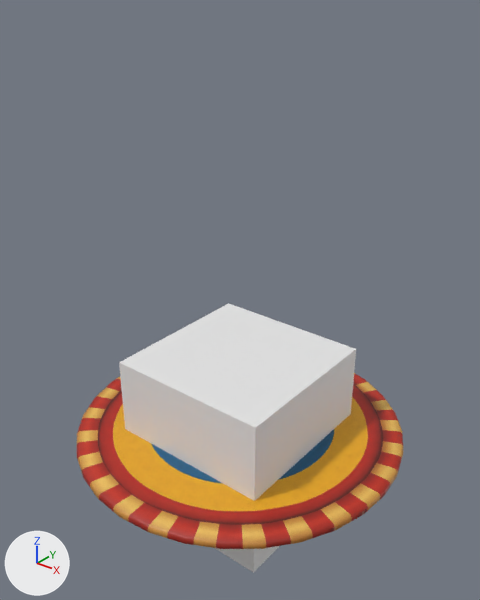
An edit to the Blender file blenderAssets/objects.blend, drawn before and after from the same camera.
The view is the same before and after, from a 50 mm lens placed at (4.27, -5.33, 5.04), pointed at (0.02, -0.02, 1.75). The axes (+X, +Y, +Z) are drawn at lower left. The lights are the same throughout. The older version comes first.

Before the edit, the objects in view are built like this:
```python
me_cube = bpy.data.meshes.new('Cube')
me_cube.from_pydata(...)  # a box spanning x -1.0..1.0, y -1.0..1.0, z -1.0..1.0
me_cube.materials.append(mat_base_material)  # white #e7e7e7
me_cylinder = bpy.data.meshes.new('Cylinder')
me_cylinder.from_pydata(...)  # 194 vertices, 224 faces; spans x -2.0..2.0, y -2.0..2.0, z -0.05..0.05
me_cylinder.polygons.foreach_set('use_smooth', [True] * 224)
me_cylinder.materials.append(mat_mat_bounce_pad)  # picture img_tex_bounce_pad_png
ob_bounce_pad = bpy.data.objects.new('BOUNCE_PAD', me_cylinder)
ob_bounce_pad.location = (0.0, 0.0, 0.0)
ob_cube = bpy.data.objects.new('CUBE', me_cube)
ob_cube.location = (0.0, 0.0, 0.0)
```
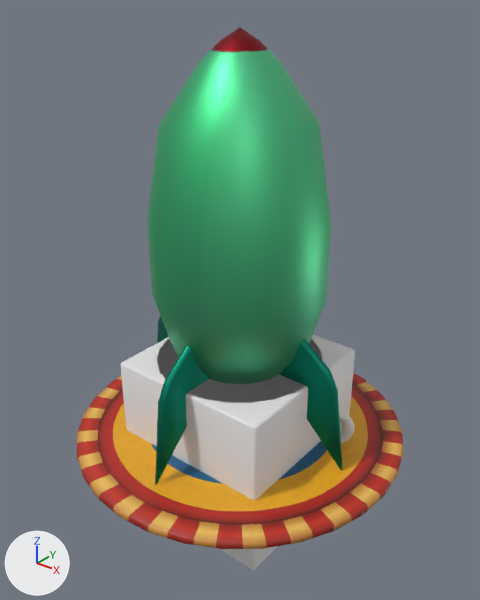
Changed parts and their boxes (x1, y1, x2, y2) in the pictures (480 x 600 px):
```json
{"object": "ROCKET", "change": "added", "after": [147, 27, 343, 485], "on screen": "green"}
{"object": "CUBE", "change": "reshaped", "before": [119, 303, 356, 573], "after": [121, 335, 355, 570]}
{"object": "CYLINDER", "change": "added", "after": [157, 338, 323, 403]}
{"object": "MONKEY", "change": "added", "after": [339, 412, 354, 443]}
{"part": 1, "of": "me_cube", "change": "built on", "before": [119, 303, 356, 573], "after": [121, 335, 355, 570]}
```

Scene script edits in JSON lines:
```json
{"op": "add", "block": "img_tex_rocket", "code": ["img_tex_rocket = load_image('TEX_Rocket', 'textures/TEX_Rocket.png', 512, 512, 'sRGB')"]}
{"op": "add", "block": "mat_mat_rocket", "code": ["mat_mat_rocket = principled_material('MAT_Rocket')", "mat_mat_rocket.texture = img_tex_rocket", "mat_mat_rocket.metallic = 1.0"]}
{"block": "me_cube", "where": "# used by ob_cube; location = (0.0, 0.0, 0.0)"}
{"op": "remove", "block": "me_cube", "code": "me_cube.from_pydata(...)  # 8 vertices, 6 faces; spans x -1.0..1.0, y -1.0..1.0, z -1.0..1.0"}
{"op": "add", "block": "me_cube", "code": "me_cube.from_pydata(...)  # 56 vertices, 54 faces; spans x -1.0..1.0, y -1.0..1.0, z -1.0..1.0"}
{"block": "me_cube", "change": "me_cube part 1: the whole mesh is rebuilt"}
{"block": "me_cube", "change": "me_cube part 2: the surface is now shaded smooth"}
{"op": "add", "block": "me_cylinder_001", "code": ["me_cylinder_001 = bpy.data.meshes.new('Cylinder.001')", "me_cylinder_001.from_pydata(...)  # 144 vertices, 122 faces; spans x -1.0..1.0, y -1.0..1.0, z -1.0..1.0", "me_cylinder_001.polygons.foreach_set('use_smooth', [True] * 122)", "me_cylinder_001.materials.append(mat_base_material)  # white #e7e7e7"]}
{"op": "add", "block": "me_suzanne", "code": ["me_suzanne = bpy.data.meshes.new('Suzanne')", "me_suzanne.from_pydata(...)  # 507 vertices, 500 faces; spans x -1.37..1.37, y -0.85..0.85, z -0.98..0.98", "me_suzanne.polygons.foreach_set('use_smooth', [True] * 500)", "me_suzanne.materials.append(mat_base_material)  # white #e7e7e7"]}
{"op": "add", "block": "me_plane_004", "code": ["me_plane_004 = bpy.data.meshes.new('Plane.004')", "me_plane_004.from_pydata(...)  # 270 vertices, 280 faces; spans x 0.01..4.61, y -1.48..1.48, z -1.48..1.48", "me_plane_004.polygons.foreach_set('use_smooth', [True] * 280)", "me_plane_004.materials.append(mat_mat_rocket)  # picture img_tex_rocket"]}
{"op": "add", "block": "ob_cylinder", "code": ["ob_cylinder = bpy.data.objects.new('CYLINDER', me_cylinder_001)", "ob_cylinder.location = (0.0, 0.0, 0.0)"]}
{"op": "add", "block": "ob_monkey", "code": ["ob_monkey = bpy.data.objects.new('MONKEY', me_suzanne)", "ob_monkey.location = (0.0, 0.0, 0.0)", "_m = ob_monkey.modifiers.new('Subdivision', 'SUBSURF')"]}
{"op": "add", "block": "ob_rocket", "code": ["ob_rocket = bpy.data.objects.new('ROCKET', me_plane_004)", "ob_rocket.location = (0.0, 0.0, 0.0)", "ob_rocket.rotation_euler = (4.712, -1.571, 0.0)  # degrees (270, -90, 0)"]}
```
